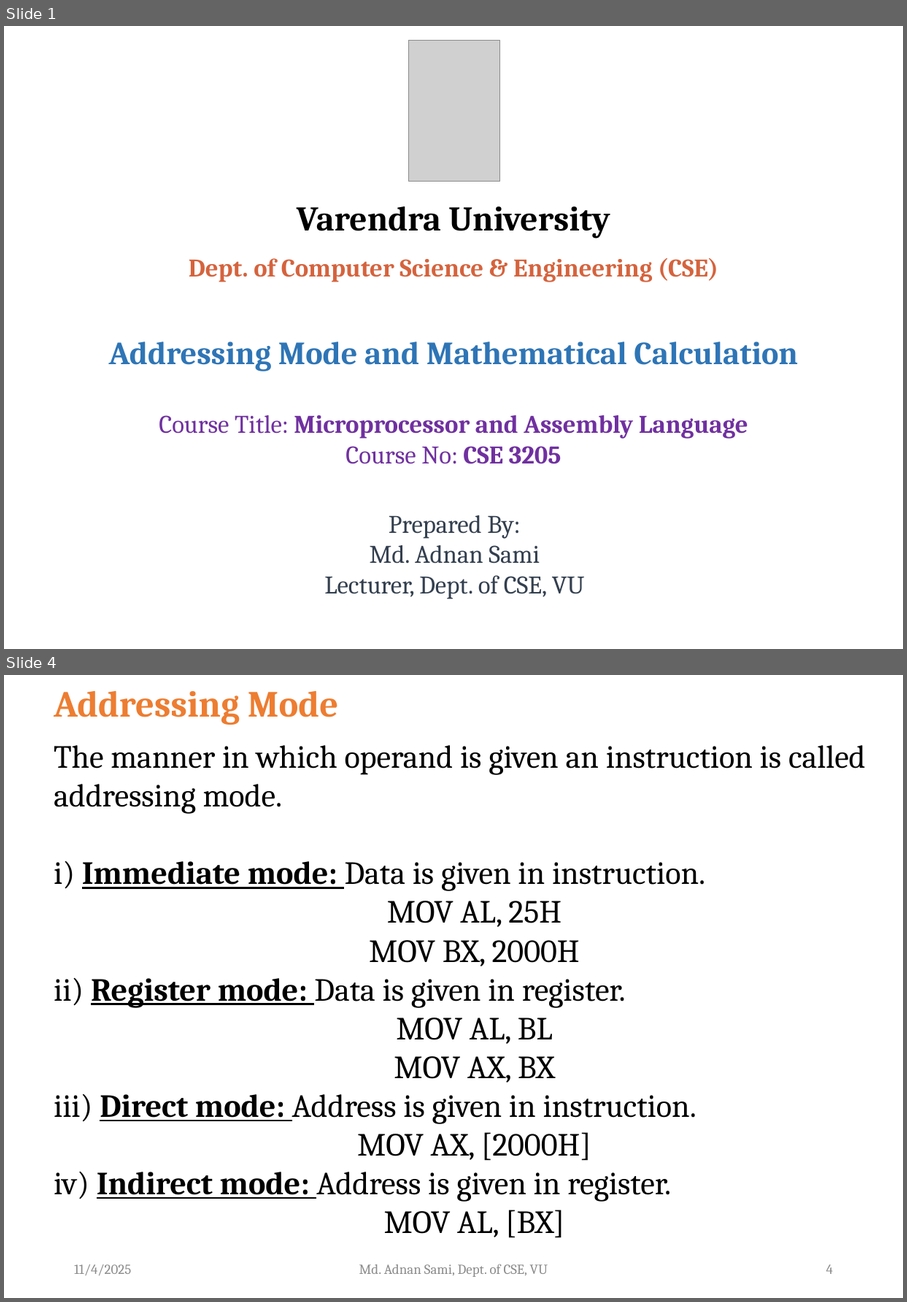
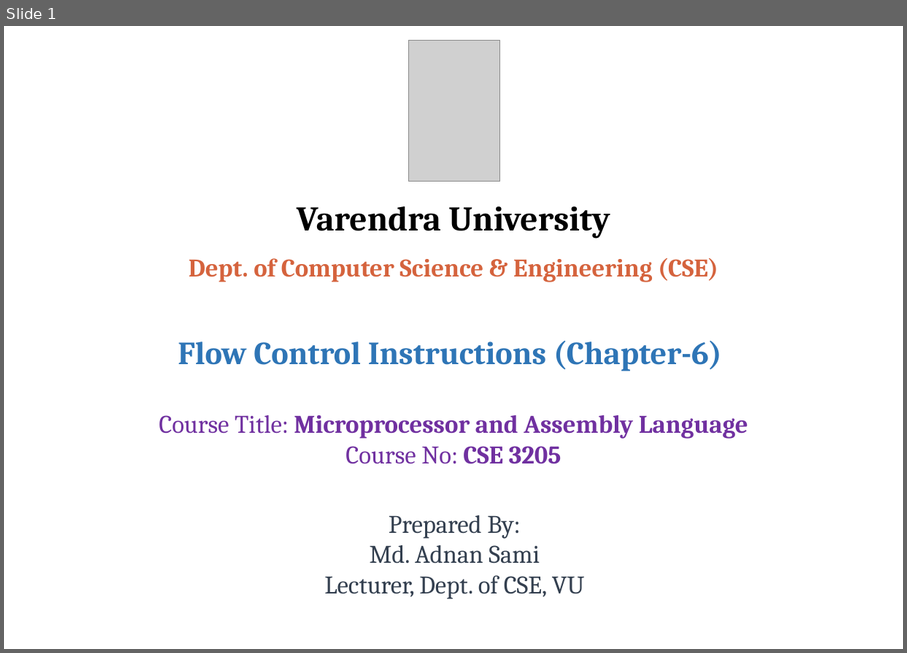
Before and after one commit to atif721/Varendra-University, a slide deck: 06 Sixth Semester/CSE 3205 Microprocessor and Assembly Language/Final/PPTX files/Lecture-8 (Microprocessor and Assembly Language).pptx. Shown one above the other, each under a label of ours: slides 1 and 4 before the commit, slide 1 after it; the slides between them are not shown. The pictures are 907x1302 and 907x653 pixels, drawn with LibreOffice and Linux fonts; fonts in the diff are those of the drawing; grey boxes stand for pictures; background and template pictures are left out. Boxes give left, top, right and bottom in pixels: in the first picture for what was removed or moved away, otherwise in the second. Text is boxed around its words. In the diff, an @@ line names an element or a change of style, - is before the commit and + after.

```diff
--- a/06 Sixth Semester/CSE 3205 Microprocessor and Assembly Language/Final/PPTX files/Lecture-8 (Microprocessor and Assembly Language).pptx
+++ b/06 Sixth Semester/CSE 3205 Microprocessor and Assembly Language/Final/PPTX files/Lecture-8 (Microprocessor and Assembly Language).pptx
@@ slide 4 removed at [4,675,903,1298], background #FFFFFF @@
@@ text removed at [54,691,338,725] @@
-Addressing Mode
@@ text removed at [54,745,866,1238] @@
-  The manner in which operand is given an instruction is called addressing mode.
-  i) Immediate mode: Data is given in instruction.
-  MOV AL, 25H
-  MOV BX, 2000H
-  ii) Register mode: Data is given in register.
-  MOV AL, BL
-  MOV AX, BX
-  iii) Direct mode: Address is given in instruction.
-  MOV AX, [2000H]
-  iv) Indirect mode: Address is given in register.
-  MOV AL, [BX]
@@ text removed at [74,1264,131,1275] @@
-11/4/2025
@@ text removed at [360,1263,548,1277] @@
-Md. Adnan Sami, Dept. of CSE, VU
@@ page number removed at [827,1264,833,1274] @@
-4
@@ slide 1 changed as well @@
@@ text at [178,341,722,371]: text changed @@
-Addressing Mode and Mathematical Calculation
+Flow Control Instructions (Chapter-6)
```
Also in this commit, not shown: 6 other slides changed, 21 slides added, 26 other slides removed, 1 other file.
